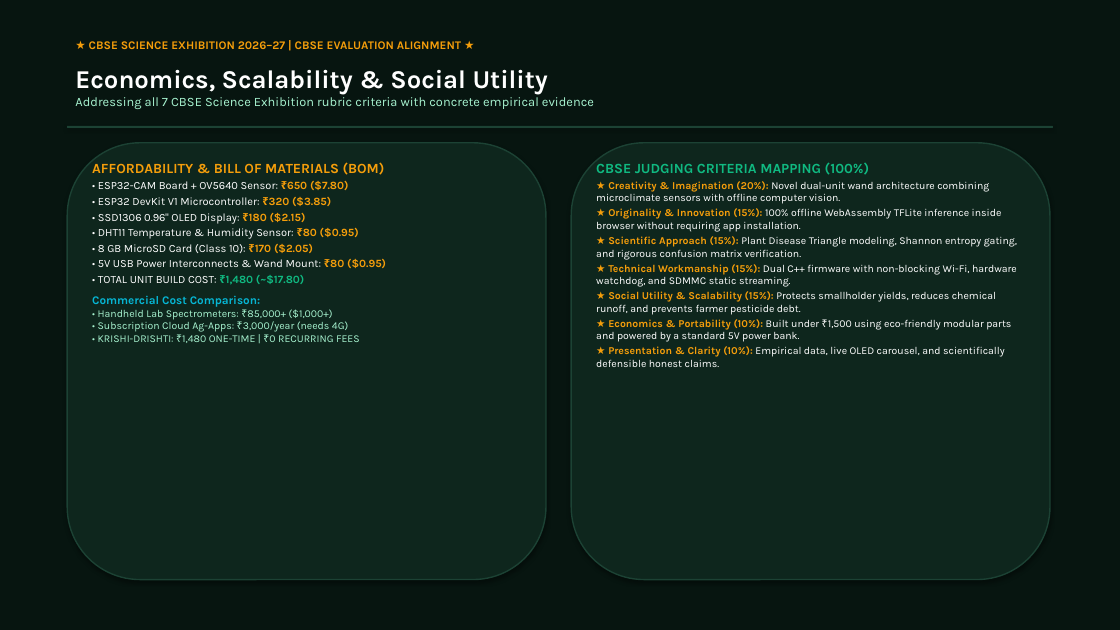
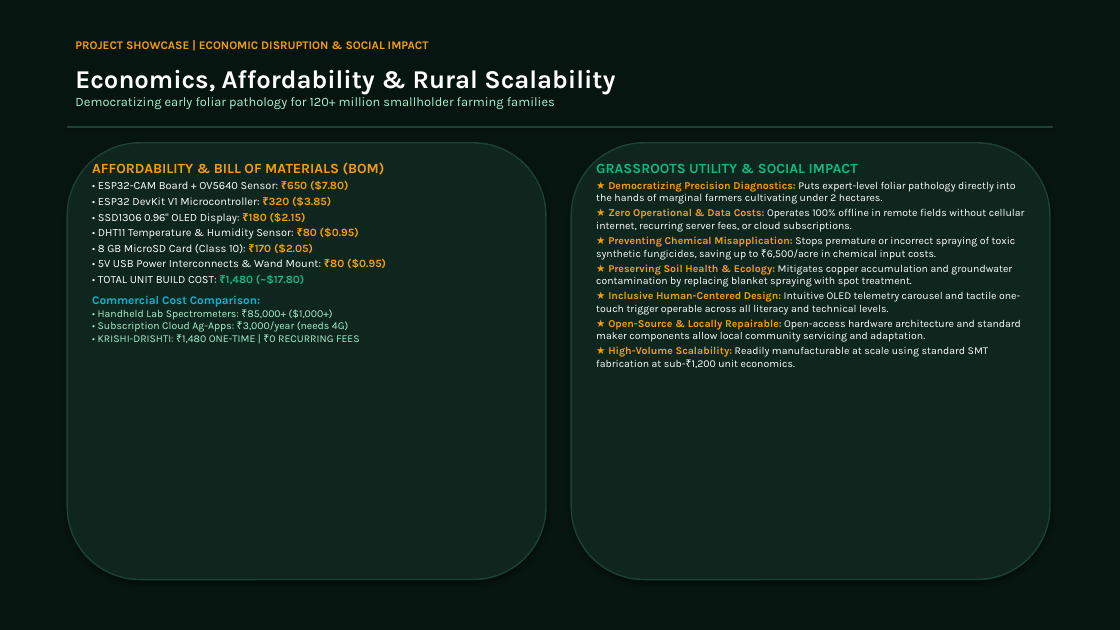
Before and after one commit to gautamkr0104/KRISHI-DRISHTI, a slide deck: slide 9 of docs/KRISHI_DRISHTI_Exhibition_Presentation.pptx. Drawn at 1120x630 pixels with LibreOffice and Linux fonts; fonts in the diff are those of the drawing. Boxes give left, top, right and bottom in pixels: in the first picture for what was removed or moved away, otherwise in the second. Text is boxed around its words. In the diff, an @@ line names an element or a change of style, - is before the commit and + after.

Commit message:
docs: streamline presentation decks to focus purely on scientific engineering and rural impact

```diff
--- a/docs/KRISHI_DRISHTI_Exhibition_Presentation.pptx
+++ b/docs/KRISHI_DRISHTI_Exhibition_Presentation.pptx
@@ text at <box>75,41,429,49</box>: text changed @@
-★ CBSE SCIENCE EXHIBITION 2026–27 | CBSE EVALUATION ALIGNMENT ★
+PROJECT SHOWCASE | ECONOMIC DISRUPTION & SOCIAL IMPACT
@@ text at <box>75,69,615,109</box>: text changed @@
-Economics, Scalability & Social Utility
-Addressing all 7 CBSE Science Exhibition rubric criteria with concrete empirical evidence
+Economics, Affordability & Rural Scalability
+Democratizing early foliar pathology for 120+ million smallholder farming families
@@ text at <box>596,164,1025,368</box>: text changed @@
-CBSE JUDGING CRITERIA MAPPING (100%)
-★ Creativity & Imagination (20%): Novel dual-unit wand architecture combining microclimate sensors with offline computer vision.
-★ Originality & Innovation (15%): 100% offline WebAssembly TFLite inference inside browser without requiring app installation.
-★ Scientific Approach (15%): Plant Disease Triangle modeling, Shannon entropy gating, and rigorous confusion matrix verification.
-★ Technical Workmanship (15%): Dual C++ firmware with non-blocking Wi-Fi, hardware watchdog, and SDMMC static streaming.
-★ Social Utility & Scalability (15%): Protects smallholder yields, reduces chemical runoff, and prevents farmer pesticide debt.
-★ Economics & Portability (10%): Built under ₹1,500 using eco-friendly modular parts and powered by a standard 5V power bank.
-★ Presentation & Clarity (10%): Empirical data, live OLED carousel, and scientifically defensible honest claims.
+GRASSROOTS UTILITY & SOCIAL IMPACT
+★ Democratizing Precision Diagnostics: Puts expert-level foliar pathology directly into the hands of marginal farmers cultivating under 2 hectares.
+★ Zero Operational & Data Costs: Operates 100% offline in remote fields without cellular internet, recurring server fees, or cloud subscriptions.
+★ Preventing Chemical Misapplication: Stops premature or incorrect spraying of toxic synthetic fungicides, saving up to ₹6,500/acre in chemical input costs.
+★ Preserving Soil Health & Ecology: Mitigates copper accumulation and groundwater contamination by replacing blanket spraying with spot treatment.
+★ Inclusive Human-Centered Design: Intuitive OLED telemetry carousel and tactile one-touch trigger operable across all literacy and technical levels.
+★ Open-Source & Locally Repairable: Open-access hardware architecture and standard maker components allow local community servicing and adaptation.
+★ High-Volume Scalability: Readily manufacturable at scale using standard SMT fabrication at sub-₹1,200 unit economics.
```
Also in this commit, not shown: 9 other slides changed, 1 other file.
